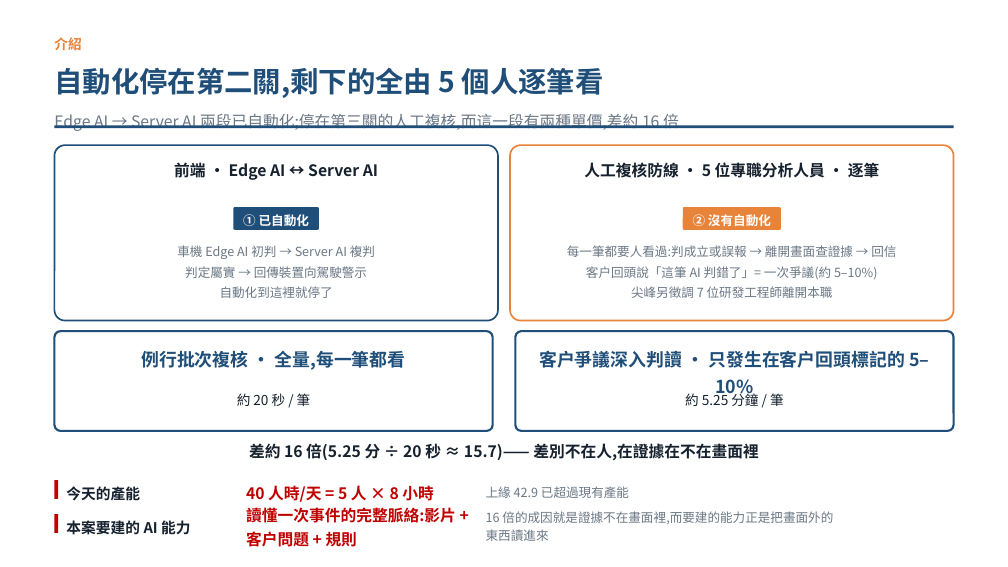
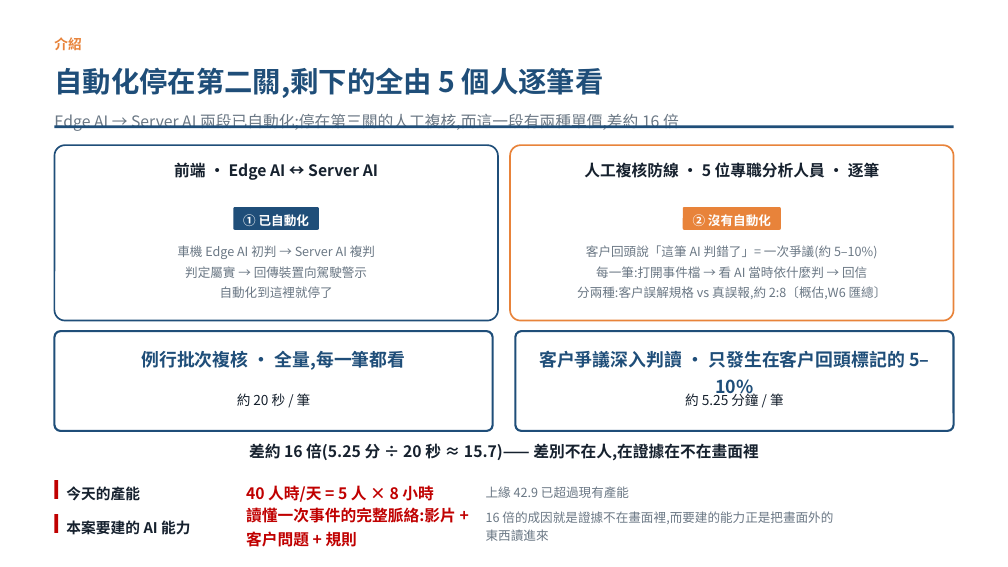
Before and after one commit to pokai-huang0828/UTS_workspace, a slide deck: slide 2 of Artificial Intelligence for Enterprises/Assessment3/Huang_26254793_421104_Assessment 3.pptx. Drawn at 1008x567 pixels with LibreOffice and Linux fonts; fonts in the diff are those of the drawing. Boxes give left, top, right and bottom in pixels: in the first picture for what was removed or moved away, otherwise in the second. Text is boxed around its words. In the diff, an @@ line names an element or a change of style, - is before the commit and + after.

```diff
--- a/Artificial Intelligence for Enterprises/Assessment3/Huang_26254793_421104_Assessment 3.pptx
+++ b/Artificial Intelligence for Enterprises/Assessment3/Huang_26254793_421104_Assessment 3.pptx
@@ text at [567,245,896,257]: paragraph removed @@
-每一筆都要人看過:判成立或誤報 → 離開畫面查證據 → 回信
@@ text at [577,266,887,299]: text changed @@
-尖峰另徵調 7 位研發工程師離開本職
+每一筆:打開事件檔 → 看 AI 當時依什麼判 → 回信
+分兩種:客戶誤解規格 vs 真誤報,約 2:8〔概估,W6 匯總〕
```
Also in this commit, not shown: 3 other files.
